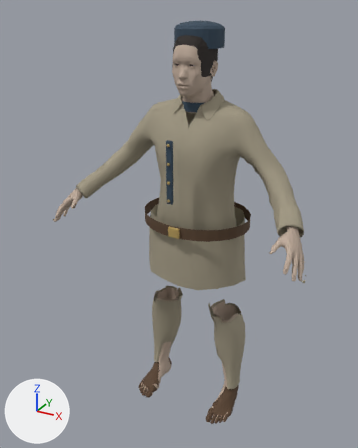
One commit to the Blender file WorkingAssets/NPCs/thana_motion/daroga/daroga_motion.blend: the scene before it, then after it.
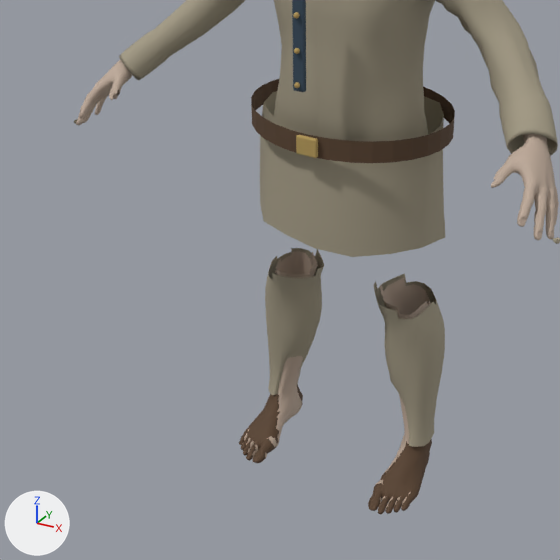
Old and new are each drawn whole from a 50 mm camera at (0.865, -1.743, 1.723) aimed at (-0.049, -0.081, 0.892) and again close up on the part from 4% to 85% of the width and 35% to 100% of the height. The axes (+X, +Y, +Z) are drawn at lower left. The lights are the same throughout. The older version's two pictures come first.

Objects in the first close-up: 'Fitted cotton upper base', 'Kurta loose lower panel', 'Leather duty belt', 'Police full trousers', 'Police leather shoes', 'Tunic front placket', 'village_farmer_MakeHuman_body' and 1 more.
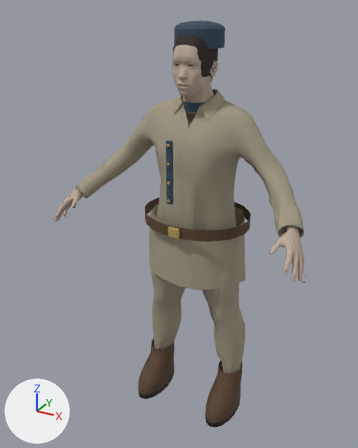
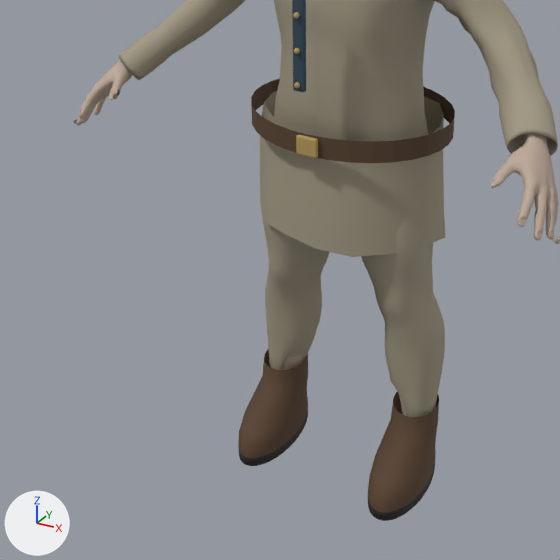
What changed in the scene script:
```text
Add mat_worn_shoe_sole_r:
    mat_worn_shoe_sole_r = principled_material('Worn shoe sole r')
    mat_worn_shoe_sole_r.base_color = (0.027, 0.022, 0.018)  # black #2e2924
    mat_worn_shoe_sole_r.roughness = 0.84
Add mat_worn_shoe_sole_l:
    mat_worn_shoe_sole_l = principled_material('Worn shoe sole l')
    mat_worn_shoe_sole_l.base_color = (0.027, 0.022, 0.018)  # black #2e2924
    mat_worn_shoe_sole_l.roughness = 0.84
Change me_base_002:
    used by ob_police_full_trousers; location = (0.0, 0.0, 0.0)
    remove me_base_002.from_pydata(...)  # 610 vertices, 526 faces, 4 loose edges; spans x -0.543..0.543, y -0.326..0.079, z 0.096..0.895
    add me_base_002.from_pydata(...)  # 1383 vertices, 1302 faces, 4 loose edges; spans x -0.543..0.543, y -0.326..0.116, z 0.096..0.895
    me_base_002 part 1: 773 vertices added at x -0.208..0.208, y -0.138..0.116, z 0.488..0.895
Add me_closed_police_shoe_r:
    me_closed_police_shoe_r.from_pydata(...)  # 192 vertices, 161 faces; spans x -0.248..-0.116, y -0.207..0.067, z -0.002..0.2
    me_closed_police_shoe_r.polygons.foreach_set('use_smooth', [True] * 161)
    # faces by material slot: [128, 33]
    me_closed_police_shoe_r.materials.append(mat_police_worn_leather)  # brown #59422f
    me_closed_police_shoe_r.materials.append(mat_worn_shoe_sole_r)  # black #2e2924
Add me_closed_police_shoe_l:
    me_closed_police_shoe_l.from_pydata(...)  # 192 vertices, 161 faces; spans x 0.116..0.248, y -0.207..0.067, z -0.002..0.2
    me_closed_police_shoe_l.polygons.foreach_set('use_smooth', [True] * 161)
    # faces by material slot: [128, 33]
    me_closed_police_shoe_l.materials.append(mat_police_worn_leather)  # brown #59422f
    me_closed_police_shoe_l.materials.append(mat_worn_shoe_sole_l)  # black #2e2924
Remove ob_police_leather_shoes:
    ob_police_leather_shoes = bpy.data.objects.new('Police leather shoes', me_base_003)
    ob_police_leather_shoes.location = (0.0, 0.0, 0.0)
Add ob_closed_leather_shoe_r:
    ob_closed_leather_shoe_r = bpy.data.objects.new('Closed leather shoe r', me_closed_police_shoe_r)
    ob_closed_leather_shoe_r.location = (0.0, 0.0, 0.0)
Add ob_closed_leather_shoe_l:
    ob_closed_leather_shoe_l = bpy.data.objects.new('Closed leather shoe l', me_closed_police_shoe_l)
    ob_closed_leather_shoe_l.location = (0.0, 0.0, 0.0)
```

Boxes [x1, y1, x2, y2] around the edits, measured in the close-ups (560 x 560 px):
'Police full trousers', reshaped: before [74, 118, 560, 447]; after [74, 118, 560, 417]
'Closed leather shoe l', added: after [368, 391, 439, 521]
    faces in mat_police_worn_leather (brown #59422f): [368, 391, 439, 513]
    faces in mat_worn_shoe_sole_l (black #2e2924): [368, 466, 435, 521]
'Closed leather shoe r', added: after [238, 349, 308, 466]
    faces in mat_police_worn_leather (brown #59422f): [238, 349, 308, 458]
    faces in mat_worn_shoe_sole_r (black #2e2924): [238, 411, 308, 466]
'Police leather shoes', deleted (brown): before [239, 384, 432, 514]
part 1 of me_base_002, added (beige): after [262, 216, 436, 319]
